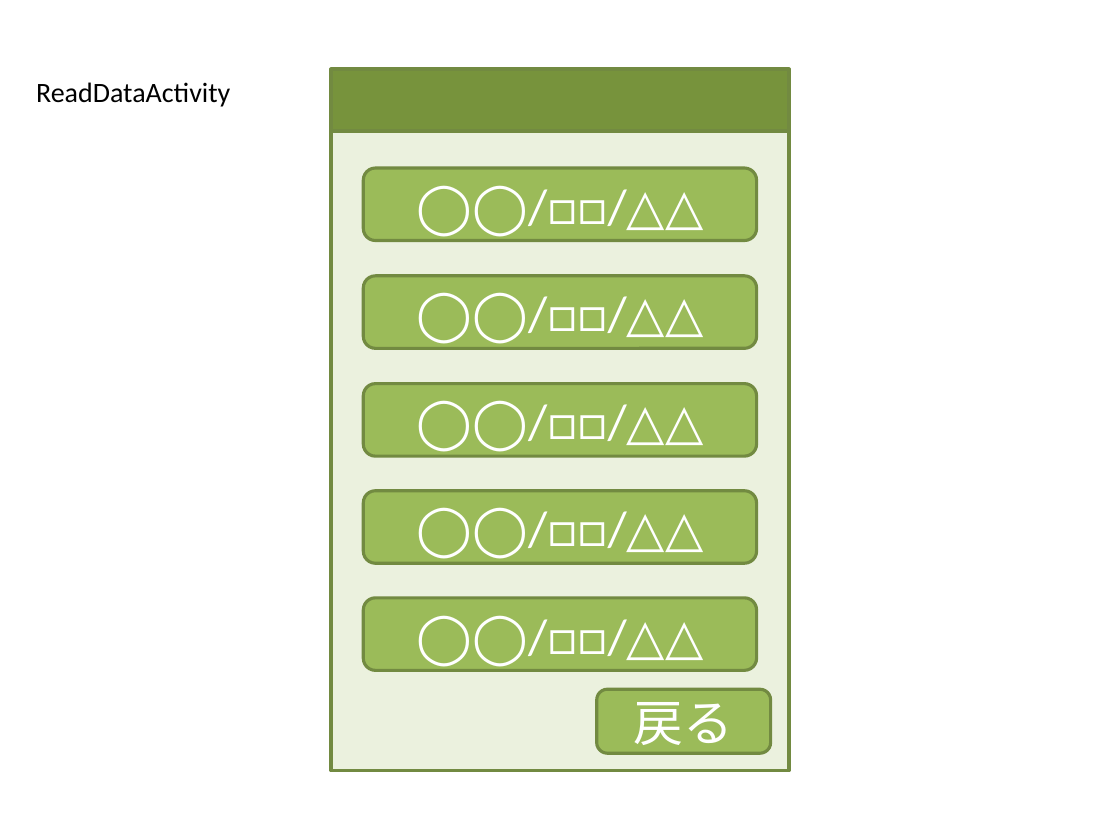
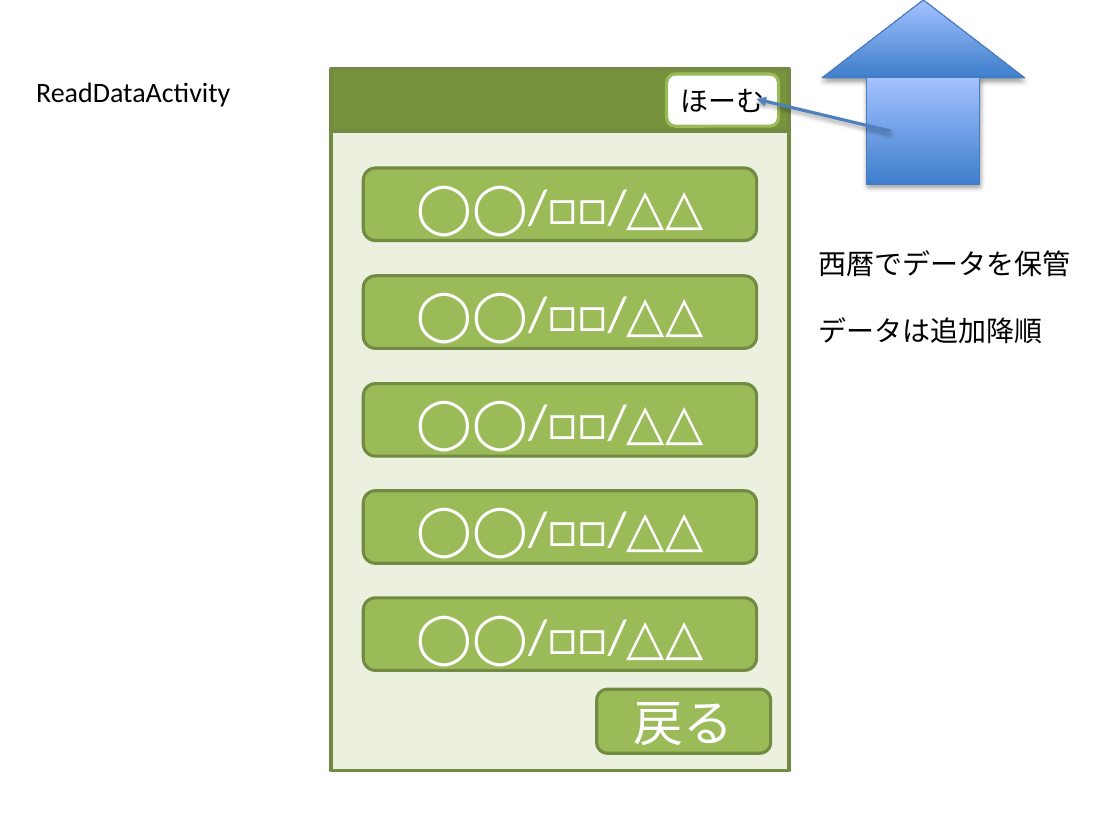
Before and after one commit to MayuOkuda/soba, a slide deck: slide 20 of memo/そばUI2.pptx (slide 18 before the commit). Drawn at 1120x840 pixels with LibreOffice and Linux fonts; fonts in the diff are those of the drawing. Boxes give left, top, right and bottom in pixels: in the first picture for what was removed or moved away, otherwise in the second. Text is boxed around its words. In the diff, an @@ line names an element or a change of style, - is before the commit and + after.

```diff
--- a/memo/そばUI2.pptx
+++ b/memo/そばUI2.pptx
@@ triangle added at (822,0,1025,77), fill gradient #3F80CE to #A4C4FF, outline #4B7EBC 0.75 pt @@
@@ rounded rectangle added at (666,74,778,127), fill #FFFFFF, outline #9BBB59 2 pt, 18 pt, text #000000 @@
+ほーむ
@@ rectangle added at (867,77,980,184), fill gradient #3F80CE to #A4C4FF, outline #4B7EBC 0.75 pt @@
@@ arrow added from (890, 131) to (757, 100), #4F81BD 2 pt @@
@@ text added at (818,250,1070,344), 18 pt, text #000000 @@
+西暦でデータを保管
+データは追加降順
```
Also in this commit, not shown: 7 other slides changed, 2 slides added.
